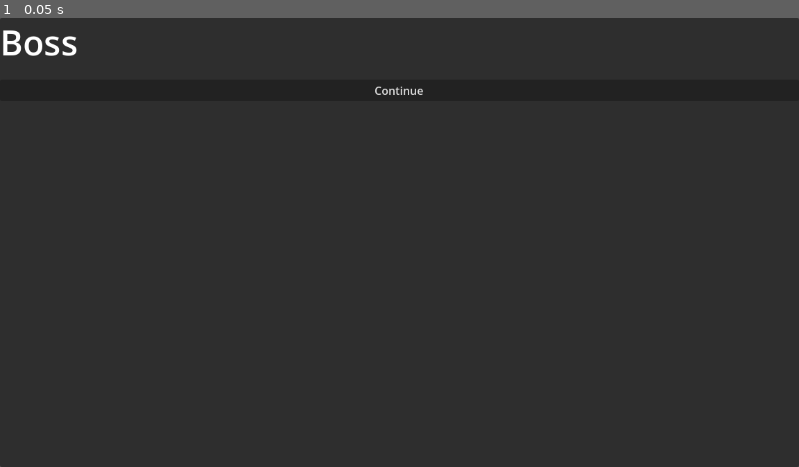
Above: before the commit, frame 1.
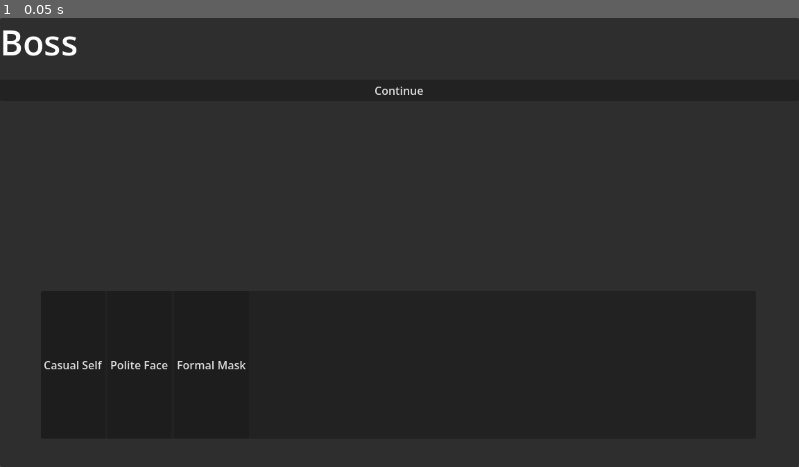
Above: after the commit, the same moment.

Repository: NitronicGames/GGJ-2026-KGO-Mask-Project
Game: Godot game, scene res://UI/GameUI.tscn
Two runs of this game, one before a commit and one after it. Both use one fixed random seed, a clock stepped at 60 frames per second and the inputs below. This scene is started directly instead of the project's main scene.
Inputs:
- Up to frame 1 (0.05 s): no input

The runs differ from the first frame. In frame 1, 0.2% of the frame differs, in the area x 5-31%, y 76-79%.

Commit message:
Added GameUI dialogue panel and mask selection UI

Diff:
--- a/UI/GameUI.tscn
+++ b/UI/GameUI.tscn
@@ -40,4 +40,29 @@
 layout_mode = 2
 text = "Continue"
 
+[node name="ChoicePanel" type="PanelContainer" parent="." unique_id=40517554]
+layout_mode = 0
+offset_left = 59.0
+offset_top = 394.0
+offset_right = 1090.0
+offset_bottom = 607.0
+
+[node name="ChoiceHBox" type="HBoxContainer" parent="ChoicePanel" unique_id=710306150]
+layout_mode = 2
+
+[node name="CasualButton" type="Button" parent="ChoicePanel/ChoiceHBox" unique_id=2049233778]
+layout_mode = 2
+text = "Casual Self"
+
+[node name="PoliteButton" type="Button" parent="ChoicePanel/ChoiceHBox" unique_id=546225059]
+layout_mode = 2
+text = "Polite Face"
+
+[node name="FormalButton" type="Button" parent="ChoicePanel/ChoiceHBox" unique_id=462655392]
+layout_mode = 2
+text = "Formal Mask"
+
 [connection signal="pressed" from="DialoguePanel/MarginContainer/DialogueVBox/ContinueButton" to="." method="_on_continue_button_pressed"]
+[connection signal="pressed" from="ChoicePanel/ChoiceHBox/CasualButton" to="." method="_on_casual_button_pressed"]
+[connection signal="pressed" from="ChoicePanel/ChoiceHBox/PoliteButton" to="." method="_on_polite_button_pressed"]
+[connection signal="pressed" from="ChoicePanel/ChoiceHBox/FormalButton" to="." method="_on_formal_button_pressed"]
--- a/UI/game_ui.gd
+++ b/UI/game_ui.gd
@@ -13,3 +13,15 @@
 
 func _on_continue_button_pressed() -> void:
 	print("Continue clicked")
+
+
+func _on_casual_button_pressed() -> void:
+	print("Mask: casual")
+
+
+func _on_polite_button_pressed() -> void:
+	print("Mask: polite")
+
+
+func _on_formal_button_pressed() -> void:
+	print("Mask: formal")
